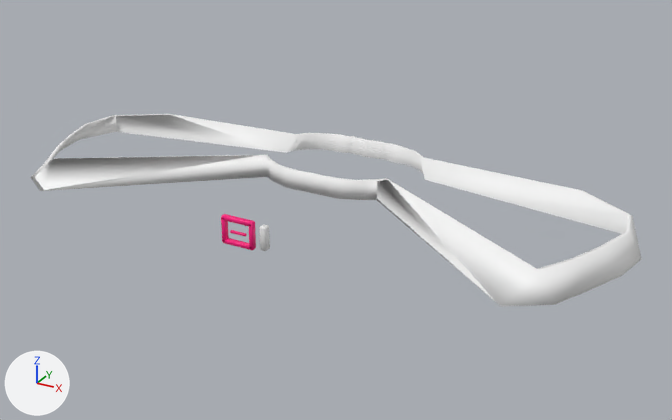
Renders of the glTF model public/models/mannequin/garments/accessory_belt.glb from each side of a commit.
Camera for both pictures: a 50 mm lens placed at (0.688, -1.313, 1.546), pointed at (0.043, -0.139, 0.959). The lights are fixed; the arrows at lower left show +X, +Y and +Z. The picture after the commit comes second. Vertices at exactly the same position are counted once.

In view in the first picture: 'garment_accessory_belt'.
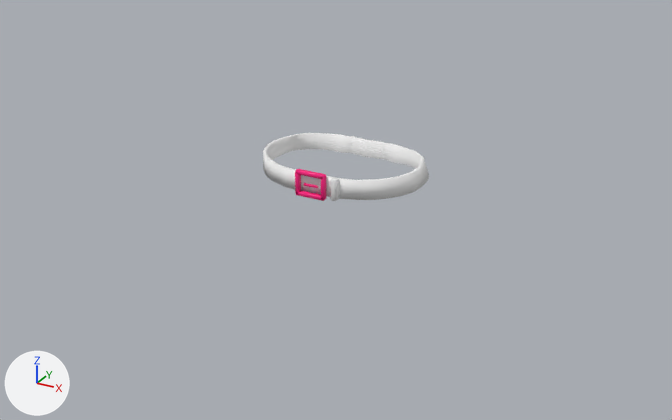
Where the change shows, as pixel boxes [x1, y1, x2, y2] in the pictures (672 x 420 px; the box of a moved part takes in the faces that stretch with it):
'garment_accessory_belt', reshaped (73% narrower, 64% shorter)
    before: [31, 114, 642, 306]
    after: [263, 133, 429, 201]
part 1 of me_garment_accessory_belt, moved or reshaped
    before: [221, 214, 255, 226]
    after: [295, 169, 326, 179]
part 2 of me_garment_accessory_belt, moved or reshaped
    before: [223, 238, 255, 251]
    after: [296, 190, 326, 201]
part 3 of me_garment_accessory_belt, moved or reshaped
    before: [221, 218, 229, 242]
    after: [295, 171, 301, 194]
part 4 of me_garment_accessory_belt, moved or reshaped
    before: [249, 223, 256, 249]
    after: [321, 176, 326, 200]
part 5 of me_garment_accessory_belt, moved or reshaped
    before: [230, 230, 247, 236]
    after: [303, 183, 318, 188]
part 6 of me_garment_accessory_belt, moved or reshaped
    before: [259, 224, 270, 251]
    after: [330, 177, 339, 201]
part 7 of me_garment_accessory_belt, moved or reshaped
    before: [31, 114, 298, 191]
    after: [263, 134, 298, 176]
part 8 of me_garment_accessory_belt, moved or reshaped
    before: [377, 157, 642, 306]
    after: [377, 157, 428, 200]

Edits to the bpy script that builds the scene:
```text
Change me_garment_accessory_belt:
    used by ob_garment_accessory_belt; location = (0.0, 0.0, 0.0)
    remove me_garment_accessory_belt.from_pydata(...)  # 352 vertices, 680 faces; spans x -0.507..0.507, y -0.348..0.058, z 0.974..1.016
    add me_garment_accessory_belt.from_pydata(...)  # 352 vertices, 680 faces; spans x -0.141..0.141, y -0.148..0.058, z 0.974..1.016
    me_garment_accessory_belt part 1: the loose piece of 24 vertices spanning x -0.026..0.026, y -0.348..-0.339, z 1.01..1.016 is moved by (0.0, 0.2, 0.0)
    me_garment_accessory_belt part 2: the loose piece of 24 vertices spanning x -0.026..0.026, y -0.348..-0.339, z 0.974..0.98 is moved by (0.0, 0.2, 0.0)
    me_garment_accessory_belt part 3: the loose piece of 24 vertices spanning x -0.026..-0.02, y -0.348..-0.339, z 0.975..1.015 is moved by (0.0, 0.2, 0.0)
    me_garment_accessory_belt part 4: the loose piece of 24 vertices spanning x 0.02..0.026, y -0.348..-0.339, z 0.975..1.015 is moved by (0.0, 0.2, 0.0)
    me_garment_accessory_belt part 5: the loose piece of 24 vertices spanning x -0.011..0.015, y -0.348..-0.344, z 0.993..0.997 is moved by (0.0, 0.2, 0.0)
    me_garment_accessory_belt part 6: the loose piece of 24 vertices spanning x 0.036..0.047, y -0.347..-0.335, z 0.977..1.013 is moved by (0.0, 0.2, 0.0)
    me_garment_accessory_belt part 7: 24 of 352 vertices moved; they spanned x -0.507..-0.379, y -0.339..0.0, z 0.979..1.011 and now span x -0.141..-0.109, y -0.101..0.0, z 0.979..1.011; mean shift (0.321, 0.126, 0.0); largest move (-0.435, -0.3, 0.979) -> (-0.12, -0.083, 0.979)
    me_garment_accessory_belt part 8: 24 of 352 vertices moved; they spanned x 0.379..0.507, y -0.339..0.0, z 0.979..1.011 and now span x 0.109..0.141, y -0.101..0.0, z 0.979..1.011; mean shift (-0.321, 0.126, 0.0); largest move (0.435, -0.3, 0.979) -> (0.12, -0.083, 0.979)
```
